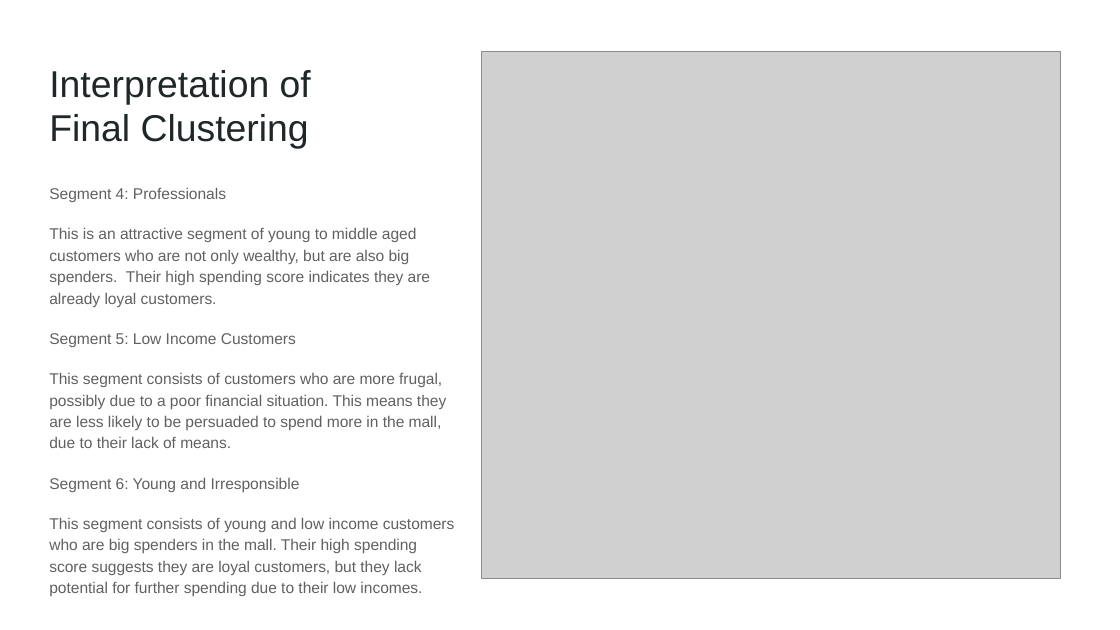
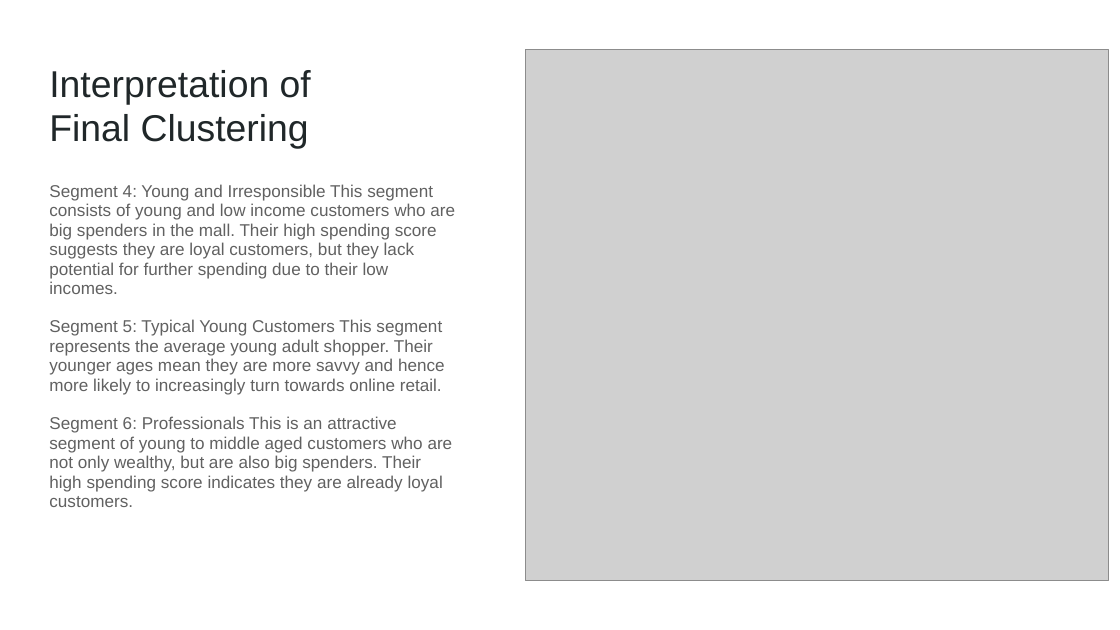
Before and after one commit to Tien-Cheng/AI-and-Machine-Learning--ST1511-, a slide deck: slide 14 of Assignment 2/unsupervised learning/Unsupervised Learning.pptx. Drawn at 1120x630 pixels with LibreOffice and Linux fonts; fonts in the diff are those of the drawing; grey boxes stand for pictures. Boxes give left, top, right and bottom in pixels: in the first picture for what was removed or moved away, otherwise in the second. Text is boxed around its words. In the diff, an @@ line names an element or a change of style, - is before the commit and + after.

```diff
--- a/Assignment 2/unsupervised learning/Unsupervised Learning.pptx
+++ b/Assignment 2/unsupervised learning/Unsupervised Learning.pptx
@@ picture: place and size @@
-picture at [482,52,1061,579]
+picture at [525,49,1109,580]
@@ text at [49,184,455,507]: text changed; size 10 to 11 pt @@
-Segment 4: Professionals
-This is an attractive segment of young to middle aged customers who are not only wealthy, but are also big spenders. Their high spending score indicates they are already loyal customers.
-Segment 5: Low Income Customers
-This segment consists of customers who are more frugal, possibly due to a poor financial situation. This means they are less likely to be persuaded to spend more in the mall, due to their lack of means.
-Segment 6: Young and Irresponsible
-This segment consists of young and low income customers who are big spenders in the mall. Their high spending score suggests they are loyal customers, but they lack potential for further spending due to their low incomes.
+Segment 4: Young and Irresponsible This segment consists of young and low income customers who are big spenders in the mall. Their high spending score suggests they are loyal customers, but they lack potential for further spending due to their low incomes.
+Segment 5: Typical Young Customers This segment represents the average young adult shopper. Their younger ages mean they are more savvy and hence more likely to increasingly turn towards online retail.
+Segment 6: Professionals This is an attractive segment of young to middle aged customers who are not only wealthy, but are also big spenders. Their high spending score indicates they are already loyal customers.
```
Also in this commit, not shown: 3 other slides changed, 6 other files.
